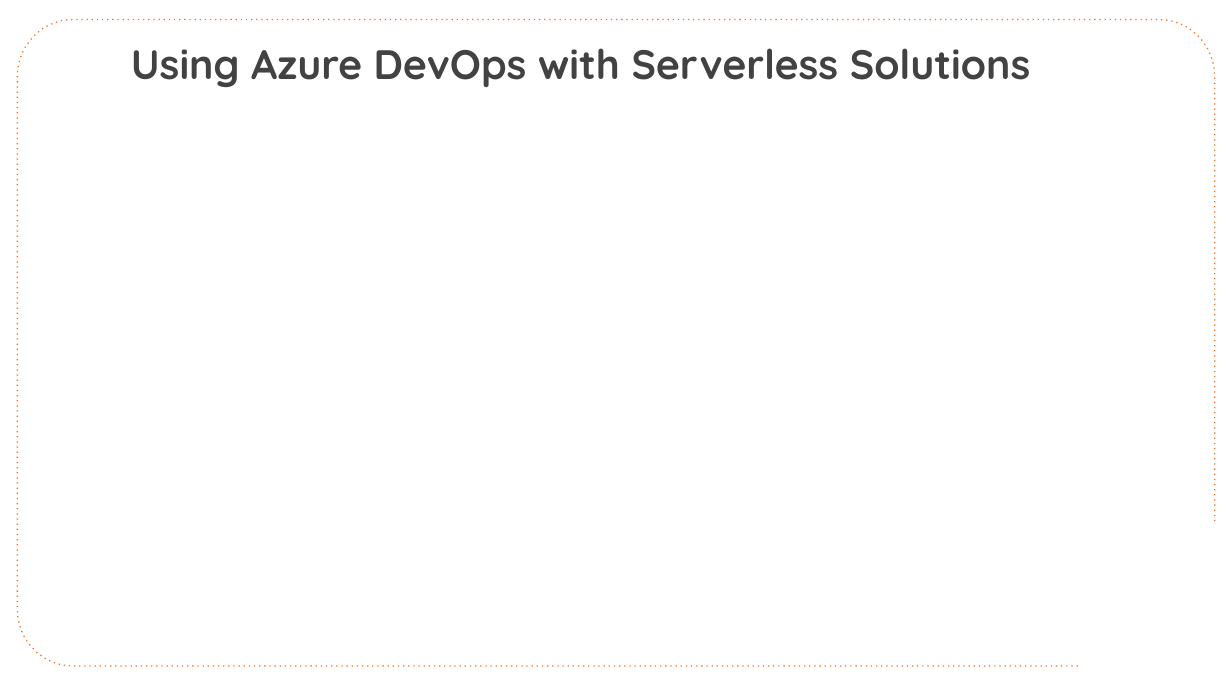
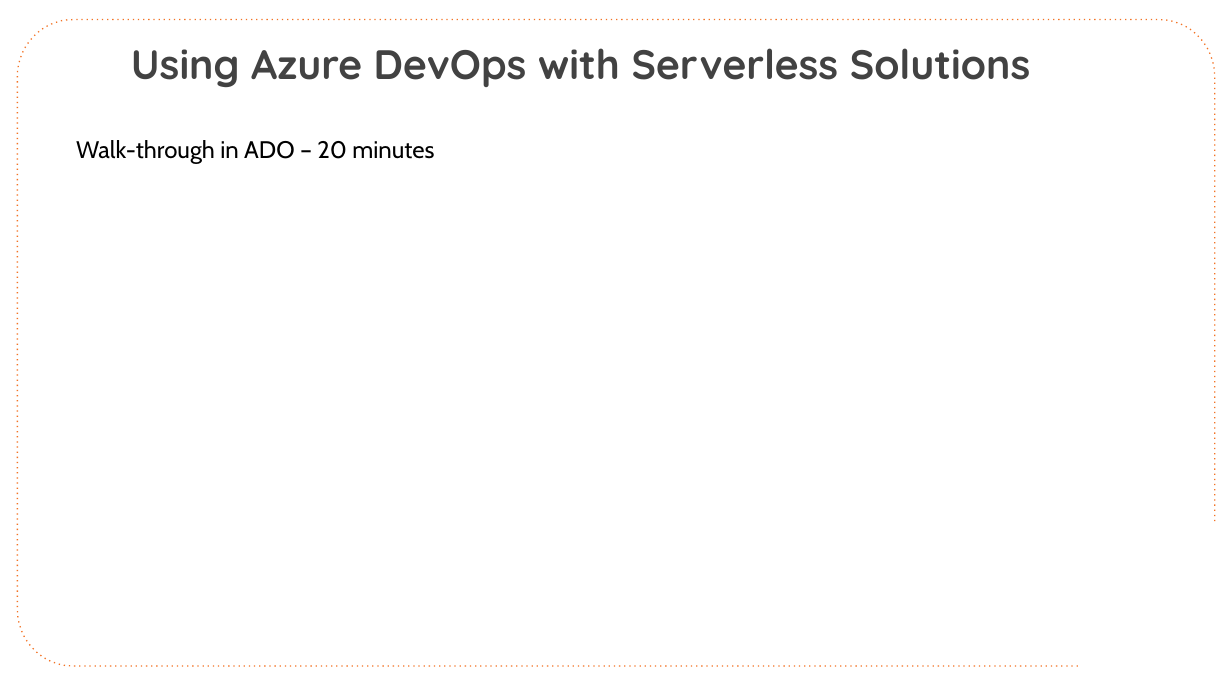
Before and after one commit to CloudSpecOps/Serverless-Architectures-with-Azure, a slide deck: slide 39 of Session Presentation/Azure-Serverless-Architecture-Session-Day-2.pptx (slide 37 before the commit). Drawn at 1232x693 pixels with LibreOffice and Linux fonts; fonts in the diff are those of the drawing; background and template pictures are left out. Boxes give left, top, right and bottom in pixels: in the first picture for what was removed or moved away, otherwise in the second. Text is boxed around its words. In the diff, an @@ line names an element or a change of style, - is before the commit and + after.

```diff
--- a/Session Presentation/Azure-Serverless-Architecture-Session-Day-2.pptx
+++ b/Session Presentation/Azure-Serverless-Architecture-Session-Day-2.pptx
@@ text added at <box>76,140,434,164</box>, 28 pt, text #000000 @@
+Walk-through in ADO – 20 minutes
```
Also in this commit, not shown: 6 other slides changed, 3 slides added, 1 slide removed.
